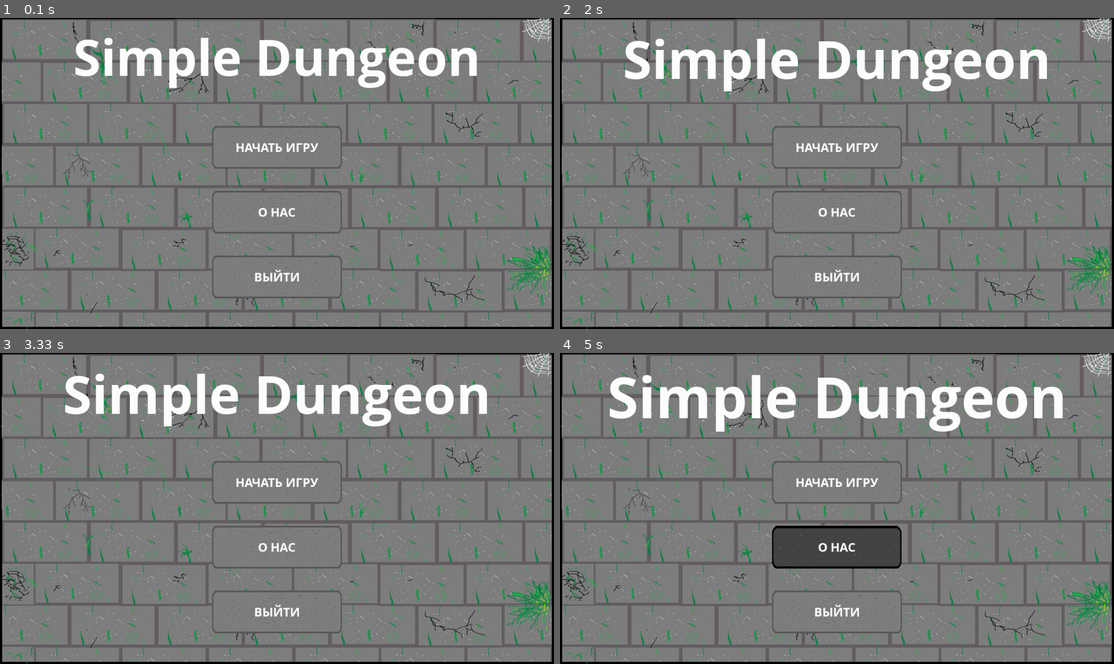
Above: before the commit, frames 1-4 (two rows, left to right).
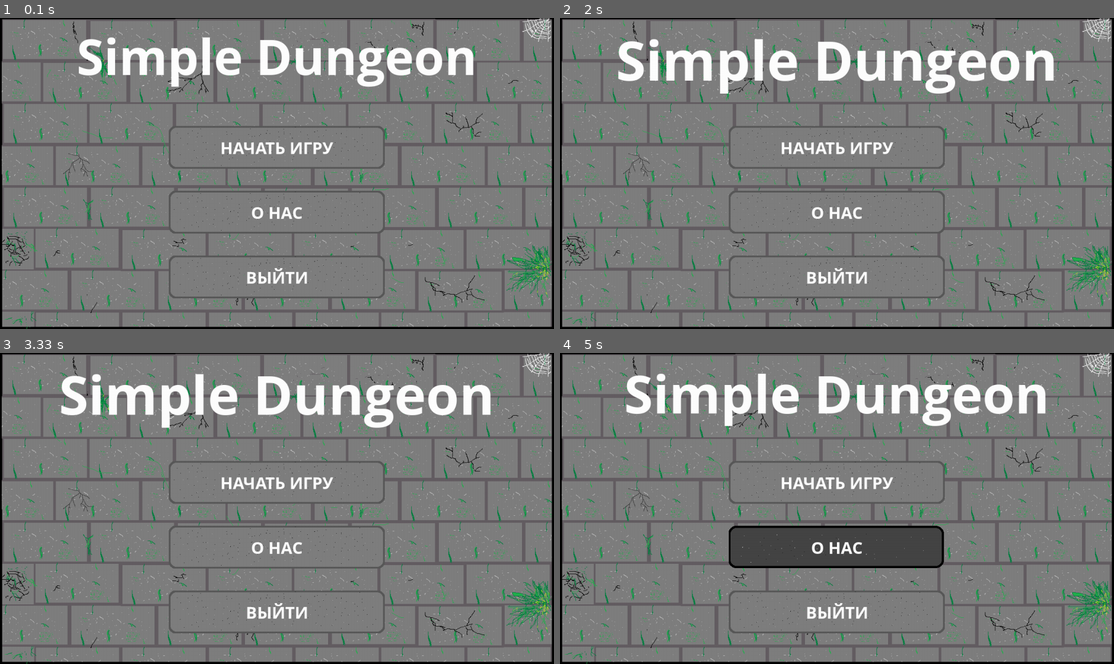
Above: after the commit, the same moments.

Repository: plov-cyber/Simple_Dungeon_PyGame
Game: pygame game, started from main.py
The game is run twice, just before and just after one commit, with the same random seed, the same clock (stepped at 60 frames per second) and the same inputs.
Inputs (mouse positions are in pixels of both pictures, inside the frame that each line leads up to):
- Up to frame 1 (0.1 s): no input
- Up to frame 2 (2 s): click (837, 148) at 0.38 s; press the mouse at (837, 276) at 0.7 s; move the mouse to (798, 235) at 0.8 s; release the mouse at (764, 195) at 0.93 s; press the mouse at (837, 148) at 1.03 s; move the mouse to (798, 129) at 1.13 s; release the mouse at (759, 108) at 1.27 s; press the mouse at (837, 148) at 1.37 s; move the mouse to (809, 185) at 1.47 s; release the mouse at (781, 223) at 1.6 s; press the mouse at (837, 276) at 1.7 s; move the mouse to (731, 220) at 1.8 s; release the mouse at (632, 164) at 1.93 s
- Up to frame 3 (3.33 s): click (277, 483) at 2.55 s; press the mouse at (277, 483) at 2.87 s; move the mouse to (221, 508) at 2.97 s; release the mouse at (160, 533) at 3.1 s; press the mouse at (277, 611) at 3.2 s; move the mouse to (227, 589) at 3.3 s
- Up to frame 4 (5 s): release the mouse at (731, 564) at 3.43 s; press the mouse at (837, 545) at 3.53 s; move the mouse to (792, 576) at 3.63 s; release the mouse at (742, 608) at 3.77 s; press the mouse at (837, 545) at 3.87 s; move the mouse to (870, 548) at 3.97 s; release the mouse at (903, 552) at 4.1 s; press the mouse at (837, 611) at 4.2 s; move the mouse to (798, 620) at 4.3 s; release the mouse at (759, 626) at 4.43 s; press the mouse at (837, 483) at 4.53 s; move the mouse to (931, 440) at 4.63 s; release the mouse at (1025, 396) at 4.77 s; press the mouse at (837, 611) at 4.87 s; move the mouse to (825, 555) at 4.97 s

The runs differ from the first frame. In frame 1, 4.6% of the frame differs, in the area x 13-87%, y 6-91%; in frame 2, 6.4%; in frame 3, 5.0%; in frame 4, 9.8%, in the area x 9-91%, y 6-91%.

Commit message:
Переписал код под спрайты. Изменил логику главного цикла игры.

Diff:
--- a/main.py
+++ b/main.py
@@ -21,56 +21,38 @@
     return image
 
 
-class Button:
-    def __init__(self, x, y, width, height, txt, sc):
-        self.bg = pygame.transform.scale(BTN_IMGS[0], (width, height))
-        self.pos = (x, y)
-        self.x = x
-        self.y = y
-        self.width = width
-        self.height = height
-        self.sc = sc
+class Button(pygame.sprite.Sprite):
+    def __init__(self, group, y, txt):
+        super().__init__(group)
+        self.image = BTN_IMGS[0]
+        self.rect = self.image.get_rect()
+        self.rect.x, self.rect.y = WIN_WIDTH // 2 - 250, y
         self.title = txt
-        self.text = pygame.font.SysFont('comicsansms', 30, bold=True).render(txt, 1, WHITE)
-        self.update()
-
-    def change_state(self):
-        if self.is_focused(pygame.mouse.get_pos()):
-            self.bg = pygame.transform.scale(BTN_IMGS[1], (self.width, self.height))
-        else:
-            self.bg = pygame.transform.scale(BTN_IMGS[0], (self.width, self.height))
-        self.update()
+        self.text = pygame.font.SysFont('comicsansms', 40, bold=True).render(txt, 1, pygame.Color('white'))
 
     def update(self):
-        self.sc.blit(self.bg, self.pos)
-        self.sc.blit(self.text, (
-            self.pos[0] + (self.width - self.text.get_width()) // 2,
-            self.pos[1] + (self.height - self.text.get_height()) // 2))
-
-    def is_focused(self, pos):
-        x, y = pos
-        if self.x <= x <= self.x + self.width and self.y <= y <= self.y + self.height:
-            return True
-        return False
+        if self.rect.collidepoint(pygame.mouse.get_pos()):
+            self.image = BTN_IMGS[1]
+        else:
+            self.image = BTN_IMGS[0]
+        menu_screen.blit(self.text, (self.rect.x + (self.rect.width - self.text.get_width()) // 2,
+                                     self.rect.y + (self.rect.height - self.text.get_height()) // 2))
 
 
-BLACK = (0, 0, 0)
-WHITE = (255, 255, 255)
 WIN_WIDTH = 1280
 WIN_HEIGHT = 720
 FPS = 60
 MENU_SCREEN = 'menu_screen'
 ABOUT_SCREEN = 'about_screen'
+now_screen = MENU_SCREEN
 
 screen = pygame.display.set_mode((WIN_WIDTH, WIN_HEIGHT))
 pygame.display.set_caption('Simple Dungeon')
 pygame.display.set_icon(pygame.image.load('sources/icon.bmp').convert_alpha())
 clock = pygame.time.Clock()
 
-BTN_IMGS = [load_image('btn.png', WHITE), load_image('btn_act.png', WHITE)]
+BTN_IMGS = [load_image('btn.png', pygame.Color('white')), load_image('btn_act.png', pygame.Color('white'))]
 BACKGROUND = load_image('background.png')
-
-now_screen = MENU_SCREEN
 
 about_screen = pygame.Surface((WIN_WIDTH, WIN_HEIGHT))
 about_screen.blit(BACKGROUND, (0, 0))
@@ -79,58 +61,63 @@
 menu_screen = pygame.Surface((WIN_WIDTH, WIN_HEIGHT))
 menu_screen.blit(BACKGROUND, (0, 0))
 title_size = 120
-title_text = pygame.font.SysFont('comicsansms', title_size, bold=True).render('Simple Dungeon', 1, WHITE)
+title_text = pygame.font.SysFont('comicsansms', title_size, bold=True).render('Simple Dungeon', 1,
+                                                                              pygame.Color('white'))
 menu_screen.blit(title_text, ((WIN_WIDTH - title_text.get_width()) // 2, 5))
 
 SCREENS = {MENU_SCREEN: menu_screen, ABOUT_SCREEN: about_screen}
-BUTTONS = [Button(WIN_WIDTH // 2 - 150, 250, 300, 100, 'НАЧАТЬ ИГРУ', menu_screen),
-           Button(WIN_WIDTH // 2 - 150, 400, 300, 100, 'О НАС', menu_screen),
-           Button(WIN_WIDTH // 2 - 150, 550, 300, 100, 'ВЫЙТИ', menu_screen)]
+BTN_TITLES = ['НАЧАТЬ ИГРУ', 'О НАС', 'ВЫЙТИ']
+buttons = pygame.sprite.Group()
+for i in range(3):
+    button = Button(buttons, i * 150 + 250, BTN_TITLES[i])
 
 running = True
 flag = True
 
 while running:
     if now_screen == MENU_SCREEN:
-        menu_screen.blit(BACKGROUND, (0, 0))
-        if flag and title_size < 140:
-            title_size += 0.5
-        else:
-            flag = False
-        if not flag and title_size > 120:
-            title_size -= 0.5
-        else:
-            flag = True
-        title_text = pygame.font.SysFont('comicsansms', int(title_size), bold=True).render('Simple Dungeon', 1, WHITE)
-        menu_screen.blit(title_text, ((WIN_WIDTH - title_text.get_width()) // 2, 10))
 
-        for btn in BUTTONS:
-            btn.change_state()
-    elif now_screen == ABOUT_SCREEN:
-        about_screen.blit(BACKGROUND, (0, 0))
-        text_y = 0
-        with open('sources/titres.txt', encoding='utf-8') as f:
-            for s in f.readlines():
-                text = pygame.font.SysFont('comicsansms', 50).render(s.strip(), 1, WHITE)
-                about_screen.blit(text, ((WIN_WIDTH - text.get_width()) // 2, titre_y + text_y))
-                text_y += text.get_height()
-        titre_y -= 2
-
-    for event in pygame.event.get():
-        if event.type == pygame.QUIT:
-            running = False
-
-        if now_screen == MENU_SCREEN:
-            for btn in BUTTONS:
-                if event.type == pygame.MOUSEBUTTONUP and event.button == 1 and btn.is_focused(event.pos):
+        for event in pygame.event.get():
+            if event.type == pygame.QUIT:
+                running = False
+            for btn in buttons.sprites():
+                if event.type == pygame.MOUSEBUTTONUP and event.button == 1 and btn.rect.collidepoint(event.pos):
                     if btn.title == 'ВЫЙТИ':
                         running = False
                     elif btn.title == 'О НАС':
                         now_screen = ABOUT_SCREEN
 
-        elif now_screen == ABOUT_SCREEN:
-            if event.type == pygame.MOUSEBUTTONUP or event.type == pygame.KEYUP:
+        menu_screen.blit(BACKGROUND, (0, 0))
+        if flag and title_size < 140:
+            title_size += 0.33
+        else:
+            flag = False
+        if not flag and title_size > 120:
+            title_size -= 0.33
+        else:
+            flag = True
+        title_text = pygame.font.SysFont('comicsansms', int(title_size), bold=True).render('Simple Dungeon', 1,
+                                                                                           pygame.Color('white'))
+        menu_screen.blit(title_text, ((WIN_WIDTH - title_text.get_width()) // 2, 10))
+        buttons.draw(menu_screen)
+        buttons.update()
+
+    elif now_screen == ABOUT_SCREEN:
+
+        for event in pygame.event.get():
+            if event.type == pygame.QUIT:
+                running = False
+            elif event.type == pygame.MOUSEBUTTONUP or event.type == pygame.KEYUP:
                 now_screen = MENU_SCREEN
+
+        about_screen.blit(BACKGROUND, (0, 0))
+        text_y = 0
+        with open('sources/titres.txt', encoding='utf-8') as f:
+            for s in f.readlines():
+                text = pygame.font.SysFont('comicsansms', 50).render(s.strip(), 1, pygame.Color('white'))
+                about_screen.blit(text, ((WIN_WIDTH - text.get_width()) // 2, titre_y + text_y))
+                text_y += text.get_height()
+        titre_y -= 1
 
     screen.blit(SCREENS[now_screen], (0, 0))
     pygame.display.flip()
